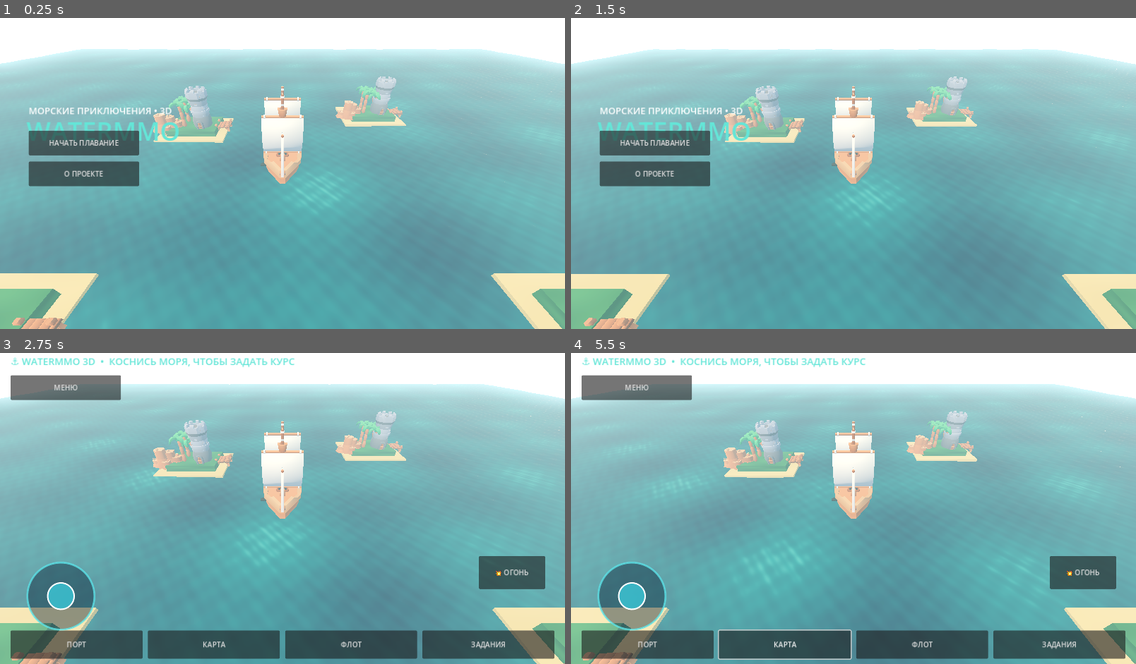
Above: before the commit, frames 1-4 (two rows, left to right).
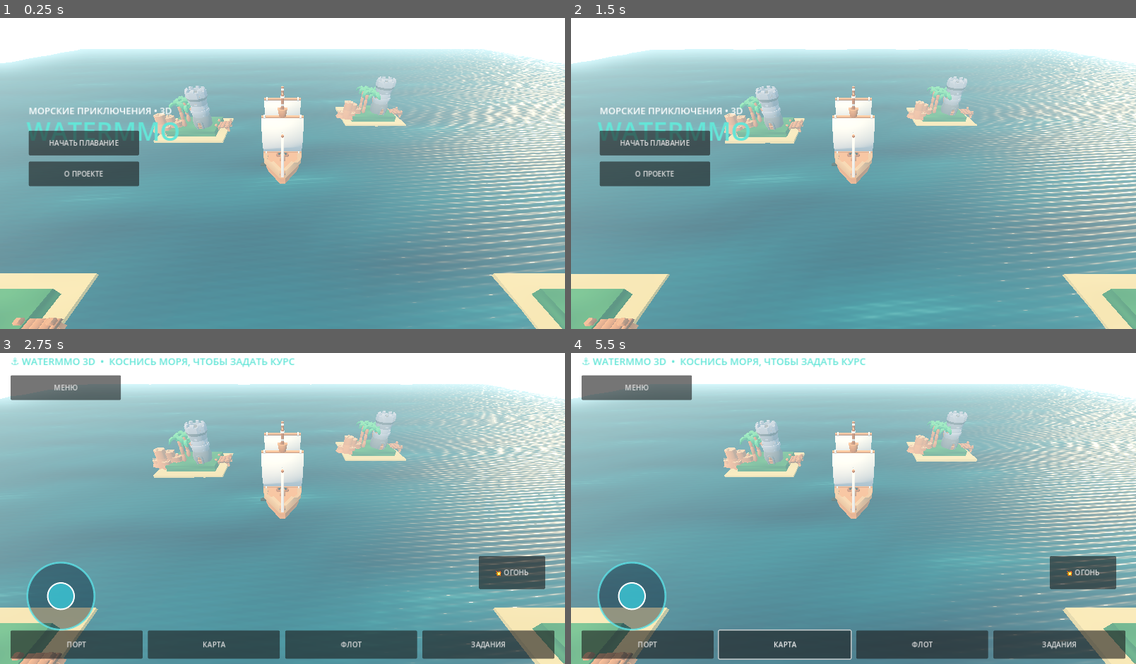
Above: after the commit, the same moments.

Repository: maillunex-lang/watermmo
Game: Godot game, scene res://scenes/main.tscn
Two runs of this game, one before a commit and one after it. Both use one fixed random seed, a clock stepped at 60 frames per second and the inputs below.
Inputs:
- Up to frame 1 (0.25 s): no input
- Up to frame 2 (1.5 s): click "НАЧАТЬ ПЛАВАНИЕ" at 0.5 s; click "МЕНЮ" at 1.25 s
- Up to frame 3 (2.75 s): click "НАЧАТЬ ПЛАВАНИЕ" at 2 s
- Up to frame 4 (5.5 s): click "ПОРТ" at 2.75 s; click "OK" at 3.5 s; click "КАРТА" at 4.25 s; click "OK" at 5 s

The runs differ from the first frame. In frame 1, 13% of the frame differs, in the area x 0-100%, y 9-100%; in frame 2, 13%; in frame 3, 13%; in frame 4, 15%.

Commit message:
WaterMMO: northbound wind-driven waves and animated sail

Diff:
--- a/shaders/ocean_mobile.gdshader
+++ b/shaders/ocean_mobile.gdshader
@@ -1,36 +1,38 @@
 shader_type spatial;
 render_mode cull_back, depth_draw_opaque, diffuse_burley, specular_schlick_ggx;
-uniform vec4 deep_color : source_color = vec4(0.025, 0.20, 0.32, 1.0);
-uniform vec4 shallow_color : source_color = vec4(0.065, 0.55, 0.59, 1.0);
-uniform vec4 foam_color : source_color = vec4(0.62, 0.93, 0.87, 1.0);
-uniform float wave_height : hint_range(0.0, 0.5) = 0.16;
-uniform float wave_speed : hint_range(0.0, 3.0) = 0.65;
+uniform vec4 deep_color : source_color = vec4(0.018, 0.15, 0.27, 1.0);
+uniform vec4 shallow_color : source_color = vec4(0.065, 0.43, 0.52, 1.0);
+uniform vec4 foam_color : source_color = vec4(0.77, 0.94, 0.91, 1.0);
+uniform float wave_height : hint_range(0.0, 0.5) = 0.19;
+uniform float wave_speed : hint_range(0.0, 3.0) = 0.8;
+// North is world -Z. Phase p.y + t travels toward decreasing Z.
 varying float crest;
 varying vec2 sea_uv;
 void vertex() {
     vec2 p = VERTEX.xz;
     float t = TIME * wave_speed;
-    float a = sin(p.x * 0.32 + t);
-    float b = sin(p.y * 0.44 - t * 0.73);
-    float c = sin(dot(p, vec2(0.21, 0.18)) + t * 0.53);
-    crest = (a + b + c) / 3.0;
+    float a = sin(p.y * 0.42 + t);
+    float b = sin(dot(p, vec2(0.18, 0.96)) * 0.75 + t * 1.2);
+    float c = sin(dot(p, vec2(-0.27, 0.96)) * 1.25 + t * 1.55);
+    crest = (a * 0.52 + b * 0.30 + c * 0.18);
     VERTEX.y += crest * wave_height;
     sea_uv = p;
 }
 void fragment() {
     float t = TIME;
-    float n1 = sin(sea_uv.x * 2.3 + t * 1.2) * sin(sea_uv.y * 2.9 - t * 0.9);
-    float n2 = sin(dot(sea_uv, vec2(4.7, -3.8)) + t * 1.7);
-    float n3 = sin(dot(sea_uv, vec2(-6.2, 5.1)) - t * 1.25);
-    float v = clamp(0.48 + crest * 0.38 + n1 * 0.065 + n2 * 0.025, 0.0, 1.0);
+    // Wind-aligned fine ripples: phase advances north (-Z).
+    float r1 = sin(sea_uv.y * 9.2 + sea_uv.x * 0.8 + t * 4.8);
+    float r2 = sin(sea_uv.y * 15.7 - sea_uv.x * 1.9 + t * 7.3);
+    float r3 = sin(sea_uv.y * 24.0 + sea_uv.x * 3.1 + t * 9.1);
+    float ripple = r1 * 0.55 + r2 * 0.30 + r3 * 0.15;
+    float v = clamp(0.48 + crest * 0.37 + ripple * 0.045, 0.0, 1.0);
     ALBEDO = mix(deep_color.rgb, shallow_color.rgb, v);
-    float foam = smoothstep(0.69, 0.90, v) * (0.17 + 0.12 * n3);
+    float foam = smoothstep(0.69, 0.86, v) * (0.10 + max(ripple, 0.0) * 0.12);
     ALBEDO = mix(ALBEDO, foam_color.rgb, foam);
-    // Layered analytic surface normals: 3D water detail without texture fetches.
-    vec2 slope = vec2(cos(sea_uv.x * 2.3 + t * 1.2) * 0.10 + cos(dot(sea_uv, vec2(4.7, -3.8)) + t * 1.7) * 0.06,
-                      cos(sea_uv.y * 2.9 - t * 0.9) * 0.10 + cos(dot(sea_uv, vec2(-6.2, 5.1)) - t * 1.25) * 0.05);
+    vec2 slope = vec2(cos(sea_uv.y * 9.2 + sea_uv.x * 0.8 + t * 4.8) * 0.09 + cos(sea_uv.y * 15.7 - sea_uv.x * 1.9 + t * 7.3) * 0.05,
+                      cos(sea_uv.y * 9.2 + sea_uv.x * 0.8 + t * 4.8) * 0.13 + cos(sea_uv.y * 24.0 + sea_uv.x * 3.1 + t * 9.1) * 0.045);
     NORMAL_MAP = normalize(vec3(slope.x, slope.y, 1.0));
-    NORMAL_MAP_DEPTH = 0.7;
-    ROUGHNESS = mix(0.31, 0.19, clamp(v, 0.0, 1.0));
+    NORMAL_MAP_DEPTH = 0.55;
+    ROUGHNESS = mix(0.34, 0.20, v);
     SPECULAR = 0.65;
 }
